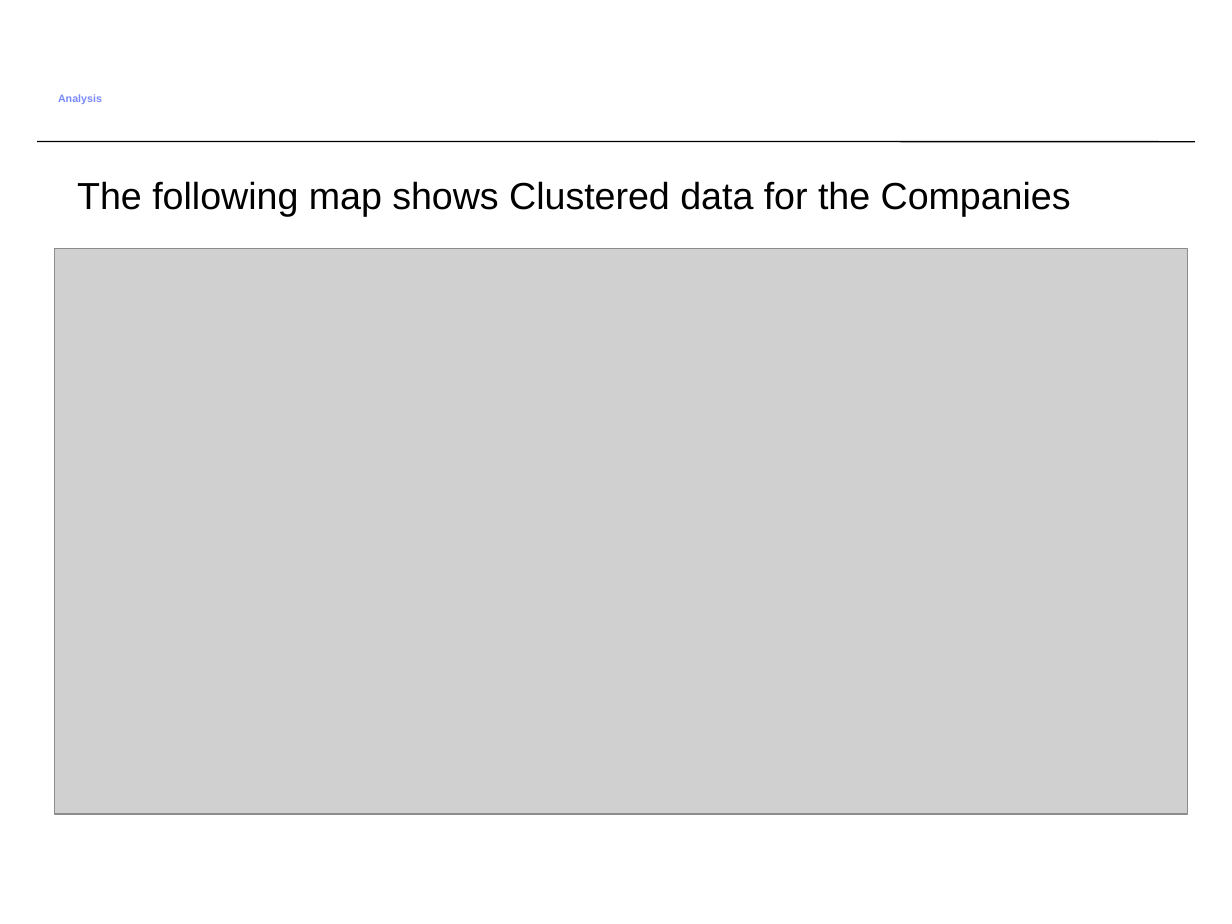
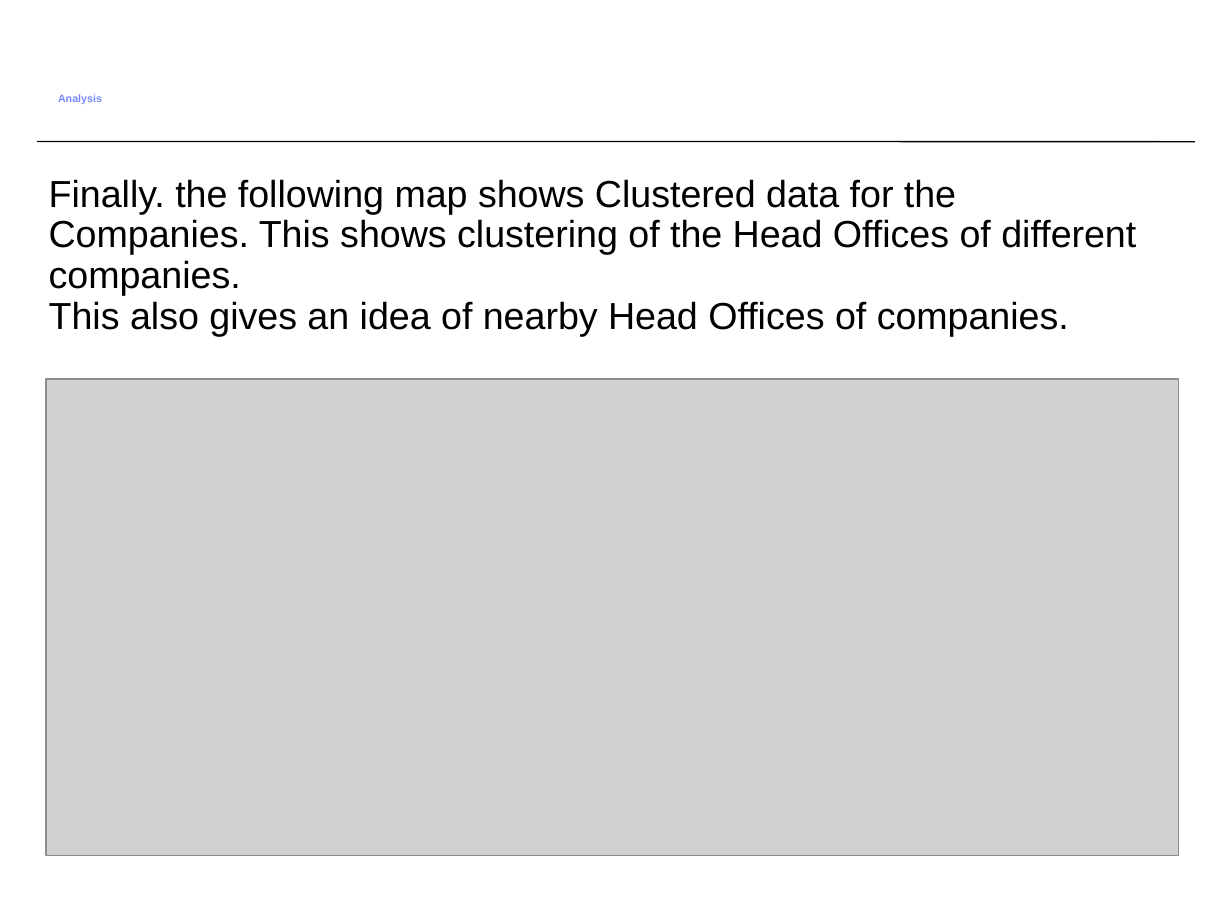
Before and after one commit to sandeepwani/Coursera_Capstone, a slide deck: slide 8 of Presentation.ppt (slide 7 before the commit). Drawn at 1232x924 pixels with LibreOffice and Linux fonts; fonts in the diff are those of the drawing; grey boxes stand for pictures. Boxes give left, top, right and bottom in pixels: in the first picture for what was removed or moved away, otherwise in the second. Text is boxed around its words. In the diff, an @@ line names an element or a change of style, - is before the commit and + after.

```diff
--- a/Presentation.ppt
+++ b/Presentation.ppt
@@ text at <box>49,179,1136,336</box>: text changed @@
-The following map shows Clustered data for the Companies
+Finally. the following map shows Clustered data for the Companies. This shows clustering of the Head Offices of different companies.
+This also gives an idea of nearby Head Offices of companies.
@@ picture: place and size @@
-picture at <box>54,249,1186,814</box>
+picture at <box>46,379,1178,856</box>
```
Also in this commit, not shown: 3 other slides changed, 1 slide added.
